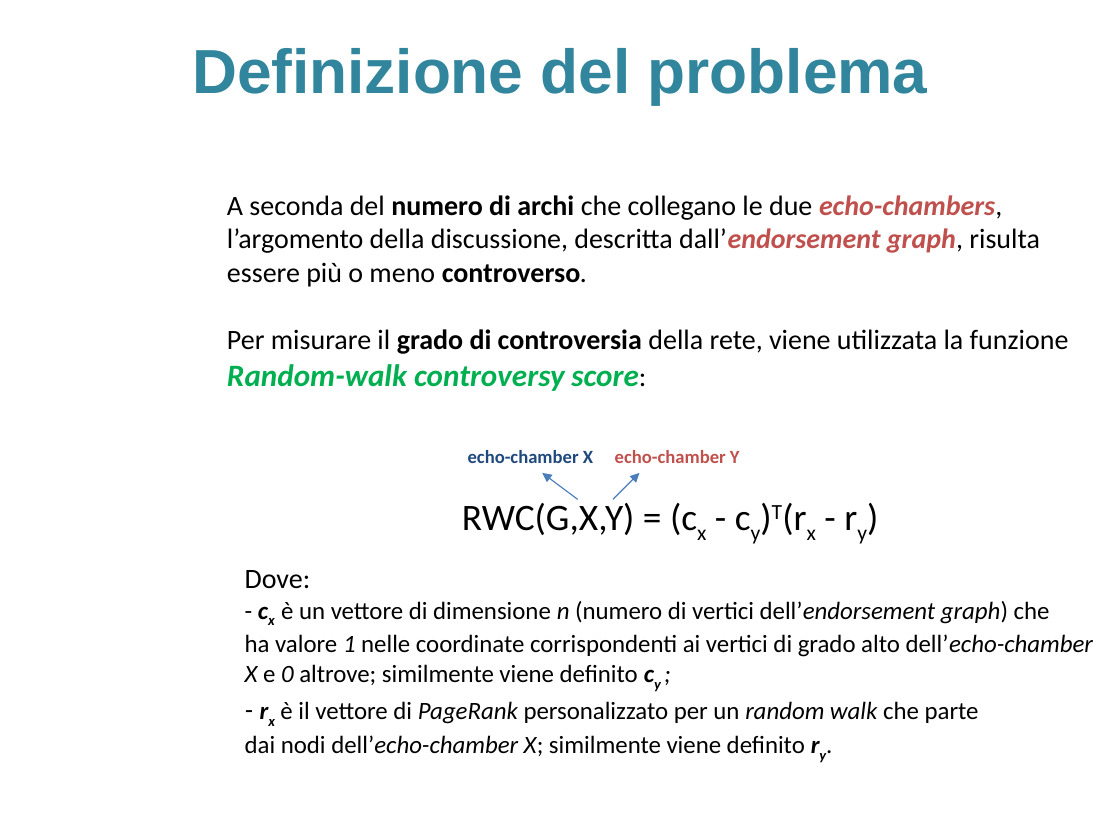
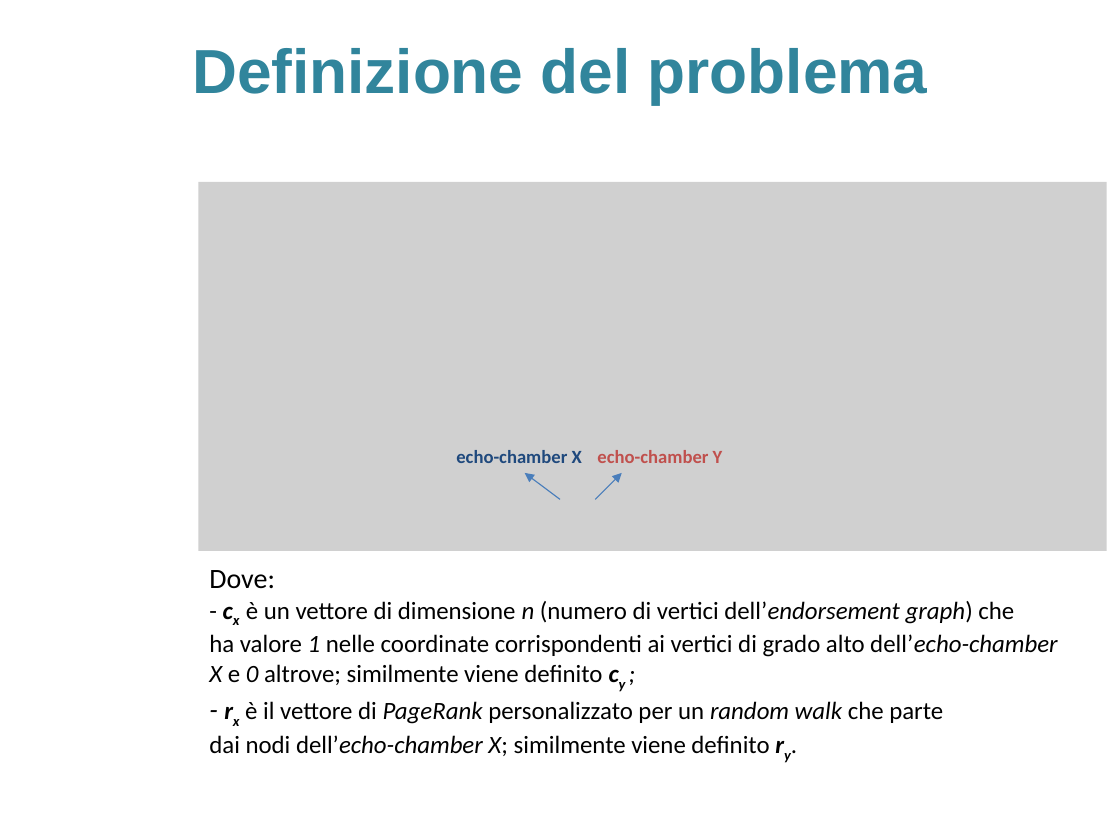
Before and after one commit to sidious1991/TesiLatex, a slide deck: slide 7 of PRESENTAZIONE_TESI/presentazione_agostini_stefano.pptx. Drawn at 1120x840 pixels with LibreOffice and Linux fonts; fonts in the diff are those of the drawing; grey boxes stand for pictures; background and template pictures are left out. Boxes give left, top, right and bottom in pixels: in the first picture for what was removed or moved away, otherwise in the second. Text is boxed around its words. In the diff, an @@ line names an element or a change of style, - is before the commit and + after.

```diff
--- a/PRESENTAZIONE_TESI/presentazione_agostini_stefano.pptx
+++ b/PRESENTAZIONE_TESI/presentazione_agostini_stefano.pptx
@@ picture added at (198, 181, 1107, 551) @@
@@ text removed at (227, 195, 1069, 535) @@
-A seconda del numero di archi che collegano le due echo-chambers,
-l’argomento della discussione, descritta dall’endorsement graph, risulta
-essere più o meno controverso.
-Per misurare il grado di controversia della rete, viene utilizzata la funzione
-Random-walk controversy score:
-RWC(G,X,Y) = (cx - cy)T(rx - ry)
@@ text "echo-chamber X": place and size @@
-text "echo-chamber X" at (468, 450, 593, 463)
+text "echo-chamber X" at (456, 450, 582, 463)
@@ text "echo-chamber Y": place and size @@
-text "echo-chamber Y" at (615, 450, 740, 463)
+text "echo-chamber Y" at (597, 450, 723, 463)
@@ arrow moved from (578, 500) - (542, 473) to (560, 500) - (525, 473) @@
@@ arrow moved from (613, 500) - (640, 473) to (595, 500) - (622, 473) @@
@@ text "Dove:": place and size @@
-text "Dove:" at (245, 570, 1093, 756)
+text "Dove:" at (209, 570, 1057, 756)
```
Also in this commit, not shown: 12 other slides changed, 1 slide added, 1 other file.
